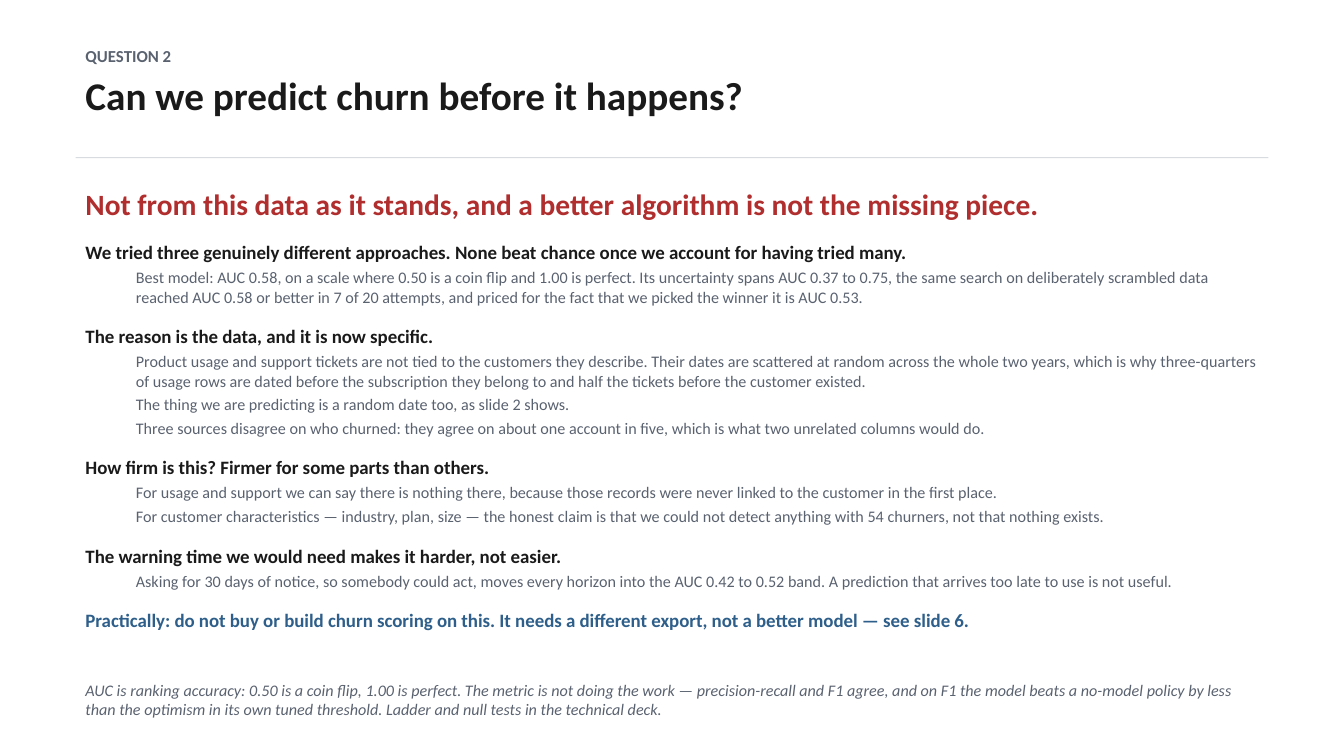
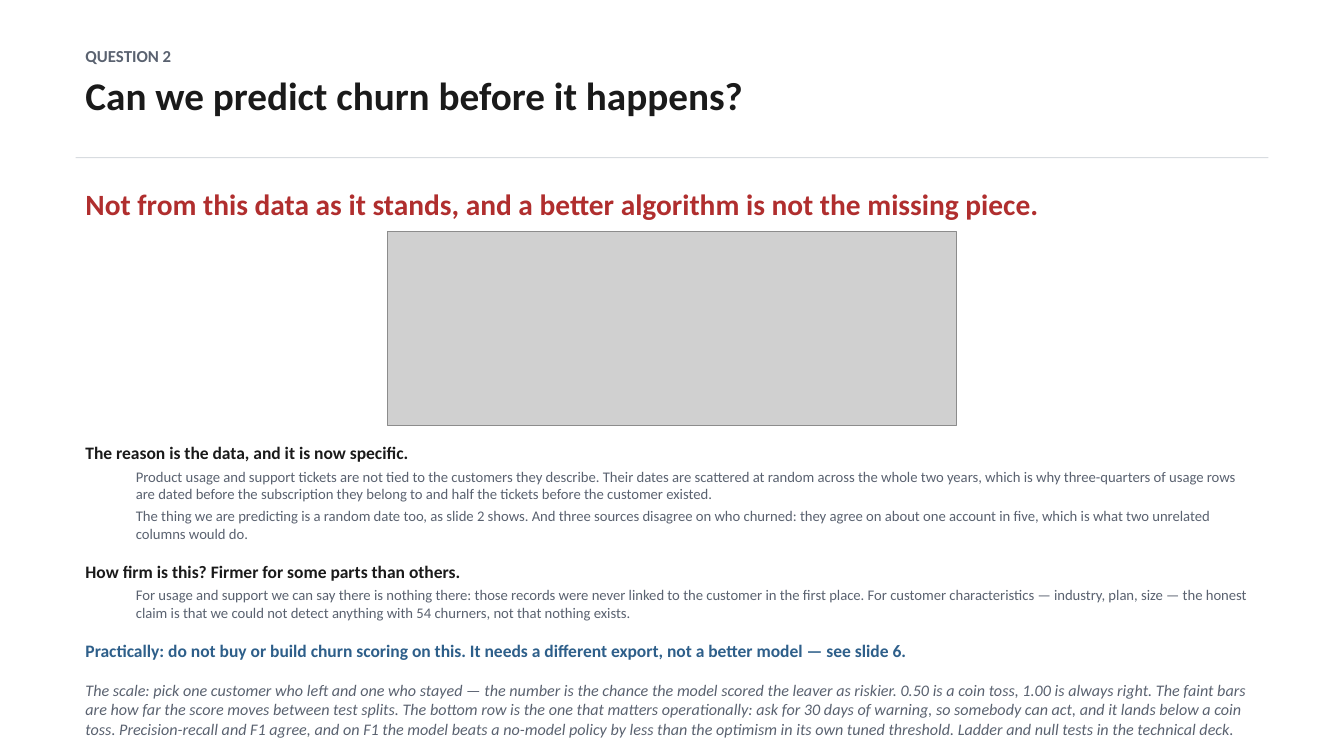
Before and after one commit to dmitriyratu/avepoint-churn-case-study, a slide deck: slide 3 of outputs/decks/AvePoint_Executive_Summary.pptx. Drawn at 1344x756 pixels with LibreOffice and Linux fonts; fonts in the diff are those of the drawing; grey boxes stand for pictures. Boxes give left, top, right and bottom in pixels: in the first picture for what was removed or moved away, otherwise in the second. Text is boxed around its words. In the diff, an @@ line names an element or a change of style, - is before the commit and + after.

Commit message:
Refactor output paths and enhance presentation generation scripts
- Updated `build_exec_summary.py` and `build_main_deck.py` to use relative paths for output files, ensuring compatibility across different environments.
- Introduced `build_explorer.py` to create a comprehensive HTML data explorer for the raw dataset, integrating profiles and verdicts for better data understanding.
- Enhanced `deck_style.py` to standardize figure paths, improving consistency in presentation design.
- Added new visualizations and refined existing content in the executive summary and case study decks to better communicate findings on customer churn.

These changes aim to improve the usability and clarity of the project outputs while ensuring that the presentation materials are accessible and informative.

```diff
--- a/outputs/decks/AvePoint_Executive_Summary.pptx
+++ b/outputs/decks/AvePoint_Executive_Summary.pptx
@@ picture added at (x1=387, y1=232, x2=957, y2=425) @@
@@ text at (x1=85, y1=245, x2=1208, y2=306): paragraphs removed @@
-We tried three genuinely different approaches. None beat chance once we account for having tried many.
-  Best model: AUC 0.58, on a scale where 0.50 is a coin flip and 1.00 is perfect. Its uncertainty spans AUC 0.37 to 0.75, the same search on deliberately scrambled data reached AUC 0.58 or better in 7 of 20 attempts, and priced for the fact that we picked the winner it is AUC 0.53.
@@ text "The reason is the data, ..." moved from (x1=85, y1=245, x2=1255, y2=630) to (x1=85, y1=446, x2=1247, y2=660) @@
@@ text at (x1=85, y1=446, x2=1236, y2=660): size 13.5 to 12.5 pt in "The reason is the data, and it ...", "How firm is this? Firmer for some ...", "Practically: do not buy or build churn ..."; size 11.5 to 10.5 pt in "Product usage and support tickets are not ..." @@
@@ text at (x1=136, y1=511, x2=1209, y2=539): text changed; size 11.5 to 10.5 pt @@
-  The thing we are predicting is a random date too, as slide 2 shows.
-  Three sources disagree on who churned: they agree on about one account in five, which is what two unrelated columns would do.
+  The thing we are predicting is a random date too, as slide 2 shows. And three sources disagree on who churned: they agree on about one account in five, which is what two unrelated columns would do.
@@ text at (x1=136, y1=590, x2=1247, y2=621): text changed; size 11.5 to 10.5 pt @@
-  For usage and support we can say there is nothing there, because those records were never linked to the customer in the first place.
-  For customer characteristics — industry, plan, size — the honest claim is that we could not detect anything with 54 churners, not that nothing exists.
-The warning time we would need makes it harder, not easier.
-  Asking for 30 days of notice, so somebody could act, moves every horizon into the AUC 0.42 to 0.52 band. A prediction that arrives too late to use is not useful.
+  For usage and support we can say there is nothing there: those records were never linked to the customer in the first place. For customer characteristics — industry, plan, size — the honest claim is that we could not detect anything with 54 churners, not that nothing exists.
@@ text at (x1=85, y1=685, x2=1245, y2=738): text changed @@
-AUC is ranking accuracy: 0.50 is a coin flip, 1.00 is perfect. The metric is not doing the work — precision-recall and F1 agree, and on F1 the model beats a no-model policy by less than the optimism in its own tuned threshold. Ladder and null tests in the technical deck.
+The scale: pick one customer who left and one who stayed — the number is the chance the model scored the leaver as riskier. 0.50 is a coin toss, 1.00 is always right. The faint bars are how far the score moves between test splits. The bottom row is the one that matters operationally: ask for 30 days of warning, so somebody can act, and it lands below a coin toss. Precision-recall and F1 agree, and on F1 the model beats a no-model policy by less than the optimism in its own tuned threshold. Ladder and null tests in the technical deck.
```
Also in this commit, not shown: 9 other files.
